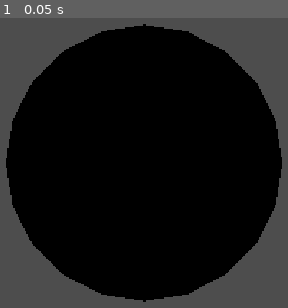
Above: before the commit, frame 1.
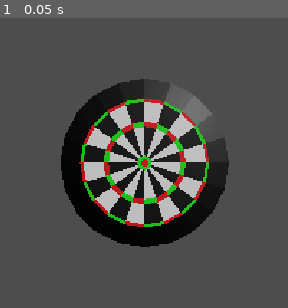
Above: after the commit, the same moment.

Repository: nugamestudioclub/dartuna
Game: Godot game, scene res://scenes/marco_dev_scene.tscn
Same seed, same stepped clock (60 frames per second), same inputs: the game is played once before the commit and once after it.
Inputs:
- Up to frame 1 (0.05 s): no input

The runs differ from the first frame. In frame 1, 61% of the frame differs, in the area x 2-98%, y 2-98%.

Commit message:
created basic scene dartboard

Diff:
--- a/scenes/marco_dev_scene.tscn
+++ b/scenes/marco_dev_scene.tscn
@@ -18,4 +18,7 @@
 shape = SubResource("BoxShape3D_r6vnx")
 
 [node name="Camera3D" type="Camera3D" parent="." unique_id=977305428]
-transform = Transform3D(0.007884616, 0, 0.99996895, 0, 1, 0, -0.99996895, 0, 0.007884616, 2.892331, 0, 0)
+transform = Transform3D(0.007884616, 0, 0.99996895, 0, 1, 0, -0.99996895, 0, 0.007884616, 4.720353, 0, 0)
+
+[node name="DirectionalLight3D" type="DirectionalLight3D" parent="." unique_id=1139474640]
+transform = Transform3D(-0.623832, -0.46395704, 0.6289495, -0.017306076, 0.8127405, 0.5823688, -0.7813668, 0.3524156, -0.5150428, 2.6764286, 0, -3.717342)
